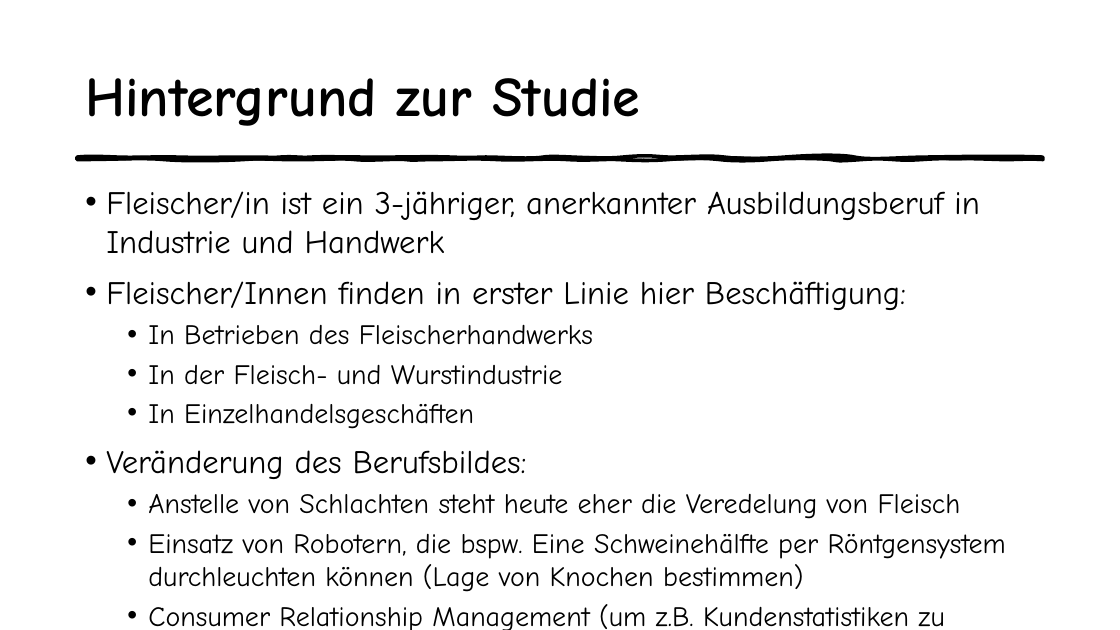
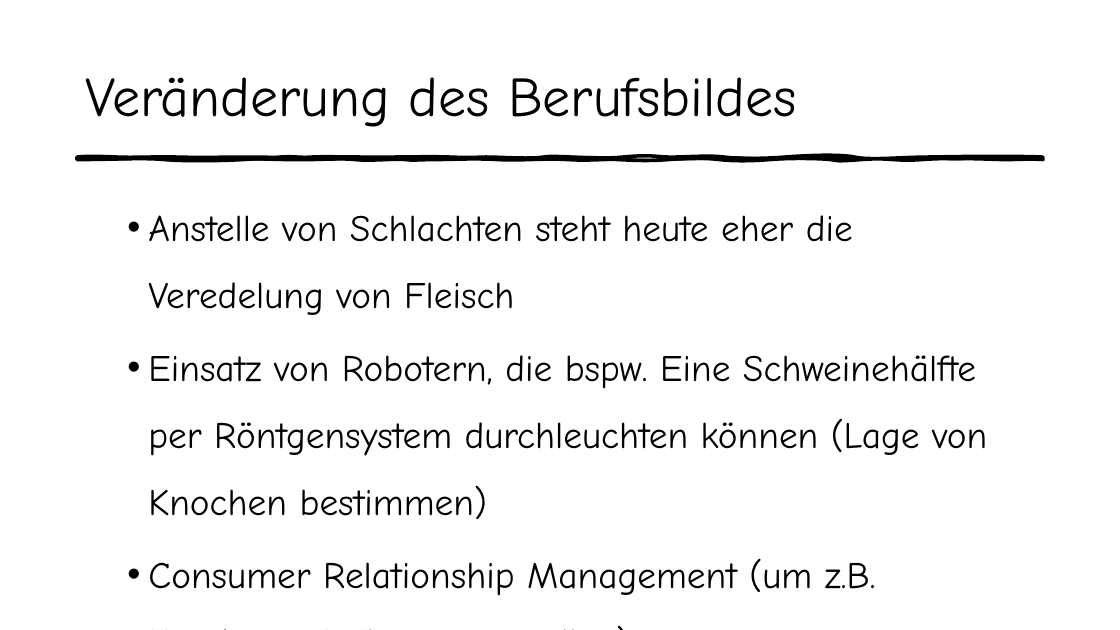
Before and after one commit to LisaRebecca/Gruppe4, a slide deck: slide 5 of ButcherCockpit Präsentation_adjusted.pptx (slide 4 before the commit). Drawn at 1120x630 pixels with LibreOffice and Linux fonts; fonts in the diff are those of the drawing. Boxes give left, top, right and bottom in pixels: in the first picture for what was removed or moved away, otherwise in the second. Text is boxed around its words. In the diff, an @@ line names an element or a change of style, - is before the commit and + after.

```diff
--- a/ButcherCockpit Präsentation_adjusted.pptx
+++ b/ButcherCockpit Präsentation_adjusted.pptx
@@ title at <box>85,77,796,127</box>: text changed; bold off @@
-Hintergrund zur Studie
+Veränderung des Berufsbildes
@@ text at <box>148,215,987,596</box>: paragraph added @@
+  • Spezialisierung auf Gourmet-Produkte und hochwertiges Fleisch, Online-Shops
@@ text at <box>106,191,979,479</box>: paragraphs removed @@
-• Fleischer/in ist ein 3-jähriger, anerkannter Ausbildungsberuf in Industrie und Handwerk
-• Fleischer/Innen finden in erster Linie hier Beschäftigung:
-  • In Betrieben des Fleischerhandwerks
-  • In der Fleisch- und Wurstindustrie
-  • In Einzelhandelsgeschäften
-• Veränderung des Berufsbildes:
@@ text at <box>148,215,987,596</box>: size 24 to 32 pt in "Anstelle von Schlachten steht heute eher die ...", "Einsatz von Robotern, die bspw. Eine Schweinehälfte ...", "Consumer Relationship Management (um z.B. Kundenstatistiken  ..."; line spacing 1 to 1.5 @@
```
Also in this commit, not shown: 1 slide added.
